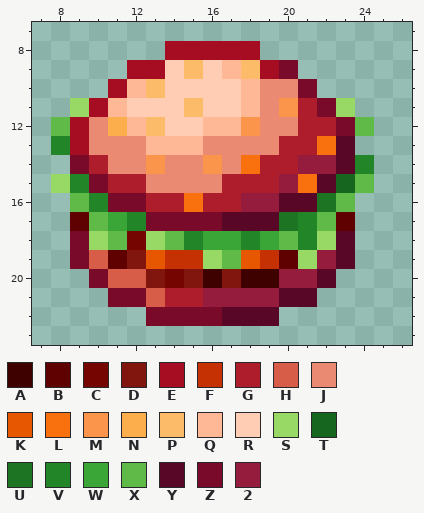
One commit to this pixel-art sprite: Resources/Textures/SS220/Objects/Consumable/Food/tomato.rsi/tomatorger.png. Above, as it was before the edit.
The file is 32x32 pixels. Shown: x 7..26, y 7..23.
Palette (. is transparent): A #3f0100  B #5e0100  C #740500  D #81160e  E #a60d22  F #c53103  G #ad1d2c  H #d75d48  J #eb8a72  K #e75600  L #f9710f  M #fb954b  N #fbae4b  P #fcbb69  Q #ffb895  R #ffccb4  S #98d966  T #17661f  U #1d7523  V #228527  W #3aa637  X #60ba47  Y #590726  Z #790a2a  2 #961c3e
After:
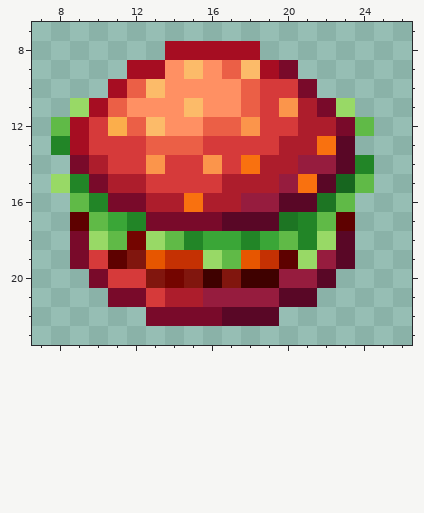
From old to new:
colour J: #eb8a72 -> #d63a3a
colour Q: #ffb895 -> #eb5f46
colour R: #ffccb4 -> #ff9063
y 19: x 10 H -> J
y 20: x 11..12 HH -> JJ
y 21: x 13 H -> J
Where, in picture pixels (left, top, right, bottom), the same in both pictures:
changed: (89, 60, 298, 193)
changed: (89, 250, 165, 307)
